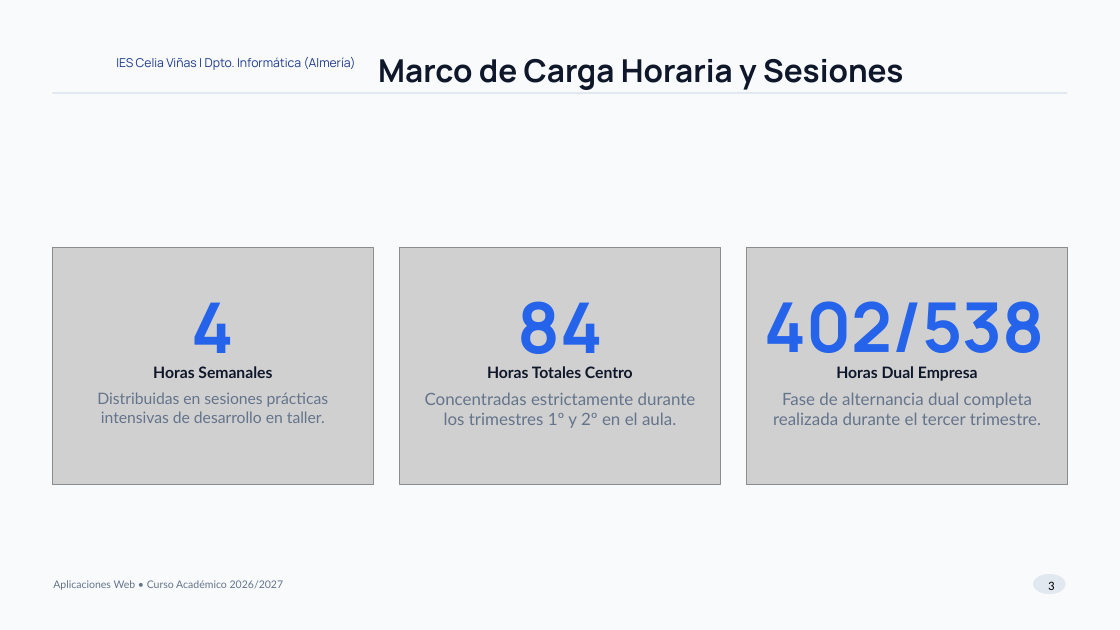
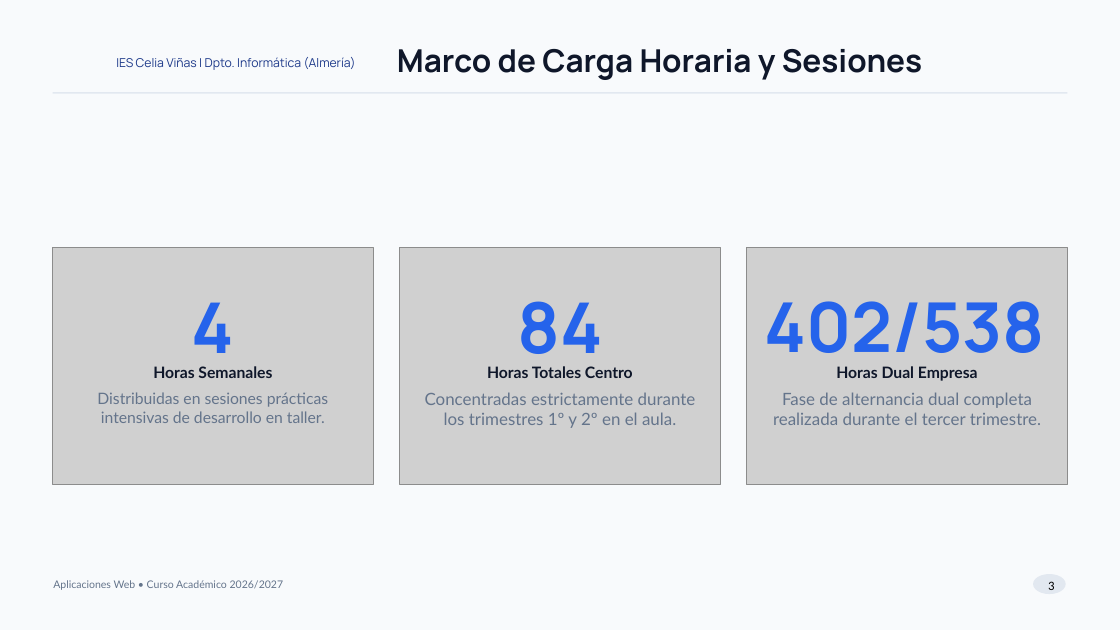
Before and after one commit to juansimonsanchez/html, a slide deck: slide 3 of apl/APL_Presentacion_26_27.pptx. Drawn at 1120x630 pixels with LibreOffice and Linux fonts; fonts in the diff are those of the drawing; grey boxes stand for pictures; background and template pictures are left out. Boxes give left, top, right and bottom in pixels: in the first picture for what was removed or moved away, otherwise in the second. Text is boxed around its words. In the diff, an @@ line names an element or a change of style, - is before the commit and + after.

```diff
--- a/apl/APL_Presentacion_26_27.pptx
+++ b/apl/APL_Presentacion_26_27.pptx
@@ text "Marco de Carga Horaria y ...": place and size @@
-text "Marco de Carga Horaria y ..." at (378,59,903,90)
+text "Marco de Carga Horaria y ..." at (397,49,922,80)
```
Also in this commit, not shown: 14 other slides changed, 6 other files.
